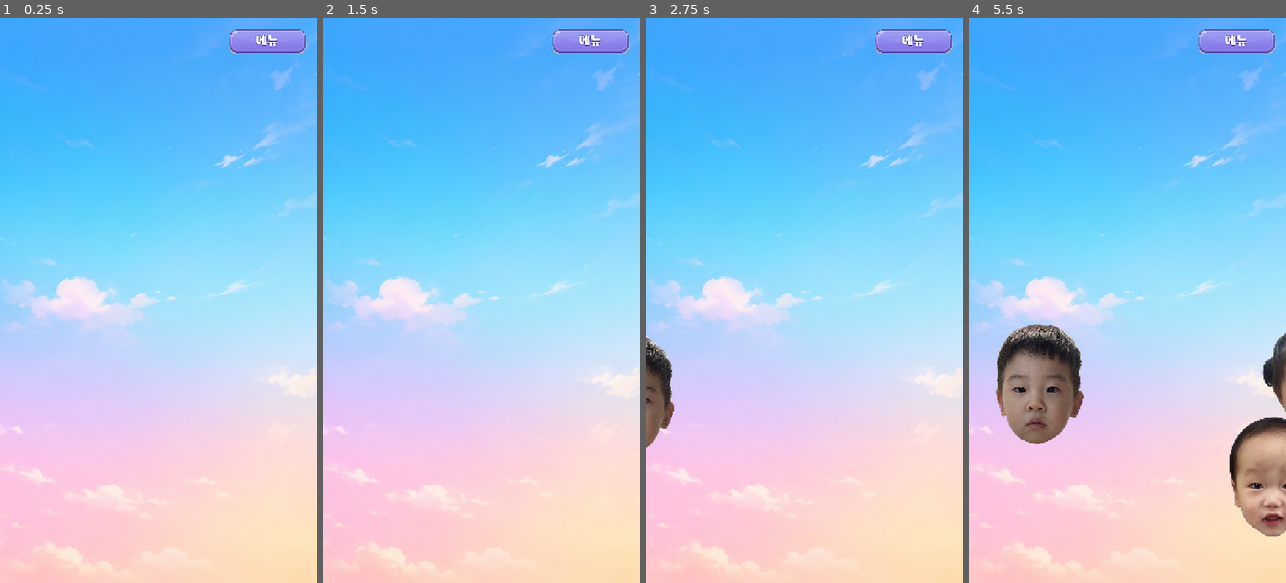
Above: before the commit, frames 1-4 (left to right).
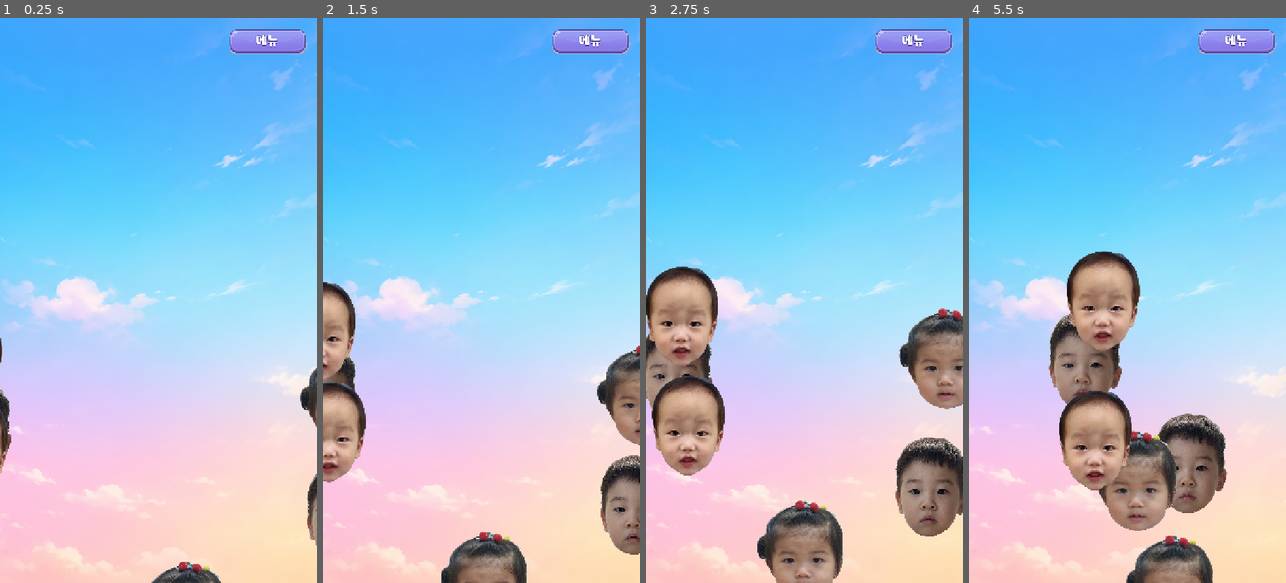
Above: after the commit, the same moments.

Repository: ohsolee/bubblePopPop
Game: Godot game, scene res://scenes/Friends.tscn
Same seed, same stepped clock (60 frames per second), same inputs: the game is played once before the commit and once after it. This scene is started directly instead of the project's main scene. Sound files missing from this copy of the repository are replaced by a short silence.
Inputs (mouse positions are in pixels of both pictures, inside the frame that each line leads up to):
- Up to frame 1 (0.25 s): no input
- Up to frame 2 (1.5 s): move the mouse to (551, 272) at 0.52 s; click (551, 272) at 0.67 s; move the mouse to (418, 328) at 1.27 s; click (418, 328) at 1.42 s
- Up to frame 3 (2.75 s): move the mouse to (836, 176) at 2.02 s; click (836, 176) at 2.17 s
- Up to frame 4 (5.5 s): move the mouse to (1111, 413) at 2.77 s; click (1111, 413) at 2.92 s; move the mouse to (1222, 385) at 3.52 s; click (1222, 385) at 3.67 s; move the mouse to (1032, 215) at 4.27 s; click (1032, 215) at 4.42 s; move the mouse to (1143, 300) at 5.02 s; click (1143, 300) at 5.17 s

The runs differ from the first frame. In frame 1, 1.5% of the frame differs, in the area x 0-100%, y 56-100%; in frame 2, 8.9%; in frame 3, 16%; in frame 4, 23%, in the area x 8-100%, y 41-100%.

Commit message:
fix: 친구들 화면 개선 및 사운드 추가
Co-Authored-By: Claude Sonnet 5 <noreply@anthropic.com>

Diff:
--- a/scenes/FaceItem.tscn
+++ b/scenes/FaceItem.tscn
@@ -4,13 +4,13 @@
 [ext_resource type="Texture2D" path="res://assets/sprites/face_item_1.png" id="2_face_tex"]
 
 [sub_resource type="CircleShape2D" id="CircleShape2D_1"]
-radius = 136.0
+radius = 113.0
 
 [node name="FaceItem" type="Area2D"]
 script = ExtResource("1_face_item")
 
 [node name="FaceSprite" type="Sprite2D" parent="."]
-scale = Vector2(0.228, 0.228)
+scale = Vector2(0.19, 0.19)
 texture = ExtResource("2_face_tex")
 
 [node name="CollisionShape2D" type="CollisionShape2D" parent="."]
--- a/scenes/Friends.tscn
+++ b/scenes/Friends.tscn
@@ -16,7 +16,6 @@
 
 [node name="SpawnTimer" type="Timer" parent="."]
 wait_time = 1.714
-autostart = true
 
 [node name="UILayer" type="CanvasLayer" parent="."]
 
--- a/scripts/face_item.gd
+++ b/scripts/face_item.gd
@@ -3,7 +3,9 @@
 ## 두둥실 가로지르며, 터치하면 짝을 이루는 다음 그림으로 바뀐 뒤 사라진다.
 ## 짝(before → after)은 FACE_PAIRS에 하나씩 추가하면 스폰 시 랜덤으로 고른다.
 
-signal popped(pos: Vector2)
+signal popped(pos: Vector2, pair_idx: int)
+## 터뜨리지 않고 화면 밖으로 나가서 사라질 때(같은 종류를 다시 채워 넣는 데 사용)
+signal left_screen(pair_idx: int)
 
 ## 얼굴 짝 목록: [터지기 전 그림, 터진 뒤 그림]
 const FACE_PAIRS: Array = [
@@ -16,8 +18,8 @@
 ## 짝(before 그림 경로)별로 PAIR_SOUNDS 중 다음에 재생할 사운드 인덱스(무작위 대신 번갈아 재생)
 static var _sound_toggle: Dictionary = {}
 
-## 짝(before 그림 경로)별로 터뜨릴 때 랜덤 재생할 사운드 목록.
-## 여기 없는 짝(예: 5/6번)은 기본 POP_SOUND를 사용한다.
+## 짝(before 그림 경로)별로 터뜨릴 때 번갈아 재생할 사운드 목록.
+## 여기 없는 짝은 기본 POP_SOUND를 사용한다.
 const PAIR_SOUNDS := {
 	"res://assets/sprites/face_item_1.png": [
 		"res://assets/audio/Ohji.wav",
@@ -27,11 +29,15 @@
 		"res://assets/audio/Koyuna.wav",
 		"res://assets/audio/Yuna.wav",
 	],
+	"res://assets/sprites/face_item_5.png": [
+		"res://assets/audio/Jeonghwi.wav",
+		"res://assets/audio/Leejeonghwi.wav",
+	],
 }
 
 ## 1,2번 그림 기준 화면 표시 크기. 다른 짝의 그림은 원본 해상도/가로세로 비율이
 ## 달라도 가로·세로 중 더 긴 쪽을 이 값에 맞춰서 항상 같은 크기로 보이게 한다.
-const REFERENCE_SCALE := 0.228
+const REFERENCE_SCALE := 0.19
 const TARGET_MAX_DIM: float = 1195.0 * REFERENCE_SCALE
 
 ## 특정 그림만 기본 크기에서 배율을 더 주고 싶을 때 사용(그림 경로 → 배율)
@@ -50,9 +56,10 @@
 var base_pos: Vector2 = Vector2.ZERO
 var after_tex: Texture2D       # 터졌을 때 바뀔 그림(스폰 시 짝에 맞춰 결정)
 var before_path: String = ""   # 스폰 시 고른 짝의 "터지기 전" 그림 경로(사운드 선택에 사용)
-## 스포너(friends.gd)가 세 종류를 균등하게 배분하려고 지정하는 짝 인덱스.
+## 스포너(friends.gd)가 종류를 지정하는 짝 인덱스.
 ## -1이면(직접 테스트 등으로 지정 안 된 경우) 무작위로 고른다.
 var pair_index: int = -1
+var _resolved_pair_index: int = 0  # _ready에서 실제로 고른 인덱스(터졌을 때 같은 종류를 다시 스폰하는 데 사용)
 
 func _ready() -> void:
 	speed = randf_range(45.0, 85.0)
@@ -63,6 +70,7 @@
 	time_offset = randf_range(0.0, 1000.0)
 	base_pos = position
 	var idx: int = pair_index if pair_index >= 0 else randi_range(0, FACE_PAIRS.size() - 1)
+	_resolved_pair_index = idx
 	var pair: Array = FACE_PAIRS[idx]
 	before_path = pair[0]
 	var before_tex: Texture2D = load(pair[0])
@@ -77,8 +85,10 @@
 	var sway := sin(t / sway_period) * sway_amp
 	var wobble := sin(t / wobble_period) * wobble_amp
 	position = base_pos + perp * (sway + wobble)
-	# 화면(720x1280) 밖으로 충분히 나가면 메모리 정리(사방 어디로든)
+	# 화면(720x1280) 밖으로 충분히 나가면 메모리 정리(사방 어디로든),
+	# 같은 종류를 다시 하나 채워 넣도록 알린다.
 	if position.x < -200.0 or position.x > 920.0 or position.y < -200.0 or position.y > 1480.0:
+		left_screen.emit(_resolved_pair_index)
 		queue_free()
 
 func pop() -> void:
@@ -86,7 +96,6 @@
 		return
 	is_popped = true
 	$CollisionShape2D.set_deferred("disabled", true)
-	popped.emit(global_position)
 	set_process(false)
 	# 짝을 이루는 "터진 뒤" 그림으로 바꿔 보여준 뒤 사라진다(크기도 다시 맞춘다)
 	$FaceSprite.texture = after_tex
@@ -101,10 +110,17 @@
 	$PopSound.stream = sound
 	$PopSound.play()
 	# 사운드가 0.5초보다 길면 잘리지 않도록 재생 시간만큼 기다렸다가 없앤다.
+	# "터진 뒤" 그림이 실제로 화면에서 사라지는 이 시점에 popped를 알려서,
+	# 같은 종류의 새 아이템이 바로 이어서(빈틈없이) 나타나게 한다.
 	var wait_time: float = max(0.5, sound.get_length())
+	var pos := global_position
+	var idx := _resolved_pair_index
 	var tw := create_tween()
 	tw.tween_interval(wait_time)
-	tw.tween_callback(queue_free)
+	tw.tween_callback(func():
+		popped.emit(pos, idx)
+		queue_free()
+	)
 
 func setup_motion(dir: Vector2) -> void:
 	move_dir = dir.normalized()
--- a/scripts/friends.gd
+++ b/scripts/friends.gd
@@ -5,27 +5,21 @@
 
 var face_item_scene: PackedScene = preload("res://scenes/FaceItem.tscn")
 
-## 3가지 짝(0,1,2)이 똑같은 빈도로 나오도록 섞은 뒤 하나씩 뽑아 쓰는 주머니.
-## 다 뽑으면 다시 채우고 섞어서, 3번 스폰마다 세 종류가 정확히 한 번씩 나온다.
-var _pair_bag: Array = []
-
-func _next_pair_index() -> int:
-	if _pair_bag.is_empty():
-		_pair_bag = [0, 1, 2]
-		_pair_bag.shuffle()
-	return _pair_bag.pop_back()
+## 종류(0=1/2번, 1=3/4번, 2=5/6번)마다 화면에 항상 이만큼씩 떠 있게 유지한다(총 6개).
+const COUNT_PER_PAIR := 2
 
 func _ready() -> void:
-	$SpawnTimer.timeout.connect(_on_spawn_timer_timeout)
 	$UILayer/MenuButton.pressed.connect(_on_menu_button_pressed)
+	# 계속 쌓이지 않도록: 타이머로 무한히 추가 생성하는 대신 종류별로 개수를 고정해두고,
+	# 하나가 터지면 같은 종류를 하나만 다시 채워 넣는다.
+	for pair_idx in range(3):
+		for i in range(COUNT_PER_PAIR):
+			spawn_face_item(pair_idx)
 
 func _on_menu_button_pressed() -> void:
 	get_tree().change_scene_to_file("res://scenes/MainMenu.tscn")
 
-func _on_spawn_timer_timeout() -> void:
-	spawn_face_item()
-
-func spawn_face_item() -> void:
+func spawn_face_item(pair_idx: int) -> void:
 	var f := face_item_scene.instantiate()
 	# 사방(0=아래,1=위,2=왼쪽,3=오른쪽) 중 랜덤한 변 바깥에서 스폰 → 반대편으로 가로지른다
 	var edge := randi_range(0, 3)
@@ -48,14 +42,23 @@
 	dir = (dir + Vector2.UP * 0.35).normalized()
 	f.position = spawn_pos
 	f.setup_motion(dir)
-	f.pair_index = _next_pair_index()
+	f.pair_index = pair_idx
+	f.popped.connect(_on_face_item_popped)
+	f.left_screen.connect(spawn_face_item)
 	$FaceItemContainer.add_child(f)
+
+func _on_face_item_popped(_pos: Vector2, pair_idx: int) -> void:
+	# 터진 종류와 같은 종류를 하나 다시 채워 항상 종류별 2개(총 6개)를 유지한다.
+	spawn_face_item(pair_idx)
 
 func _unhandled_input(event: InputEvent) -> void:
 	# 얼굴 아이템들이 겹쳐 있을 때 터치 지점의 아이템이 전부 동시에 사라지지 않도록,
 	# 맨 위(가장 나중에 그려진) 아이템 하나만 터뜨린다.
 	if event is InputEventScreenTouch and event.pressed:
-		_pop_topmost_face_item_at(get_global_mouse_position())
+		# 멀티터치: 각 손가락 이벤트의 좌표를 직접 월드 좌표로 변환해 사용한다.
+		# get_global_mouse_position()은 포인터 1개만 반영해 두 번째 손가락부터 무시된다.
+		var world_pos: Vector2 = get_global_transform_with_canvas().affine_inverse() * event.position
+		_pop_topmost_face_item_at(world_pos)
 
 func _pop_topmost_face_item_at(world_pos: Vector2) -> void:
 	var params := PhysicsPointQueryParameters2D.new()
--- a/scripts/num.gd
+++ b/scripts/num.gd
@@ -20,7 +20,10 @@
 	# 숫자들이 겹쳐 있을 때 터치 지점의 숫자가 전부 동시에 터지지 않도록,
 	# 맨 위(가장 나중에 그려진) 숫자 하나만 터뜨린다.
 	if event is InputEventScreenTouch and event.pressed:
-		_pop_topmost_number_at(get_global_mouse_position())
+		# 멀티터치: 각 손가락 이벤트의 좌표를 직접 월드 좌표로 변환해 사용한다.
+		# get_global_mouse_position()은 포인터 1개만 반영해 두 번째 손가락부터 무시된다.
+		var world_pos: Vector2 = get_global_transform_with_canvas().affine_inverse() * event.position
+		_pop_topmost_number_at(world_pos)
 
 func _pop_topmost_number_at(world_pos: Vector2) -> void:
 	var params := PhysicsPointQueryParameters2D.new()
Not shown, added: assets/audio/Jeonghwi.wav.import
Not shown, added: assets/audio/KakaoTalk_20260822_131644509.wav.import
Not shown, added: assets/audio/Leejeonghwi.wav.import
Not shown, added: assets/audio/Jeonghwi.wav
Not shown, added: assets/audio/KakaoTalk_20260822_131644509.wav
Not shown, added: assets/audio/Leejeonghwi.wav
Not shown, changed: assets/audio/Ohji.wav
Not shown, changed: assets/audio/Ohjiyoul.wav
